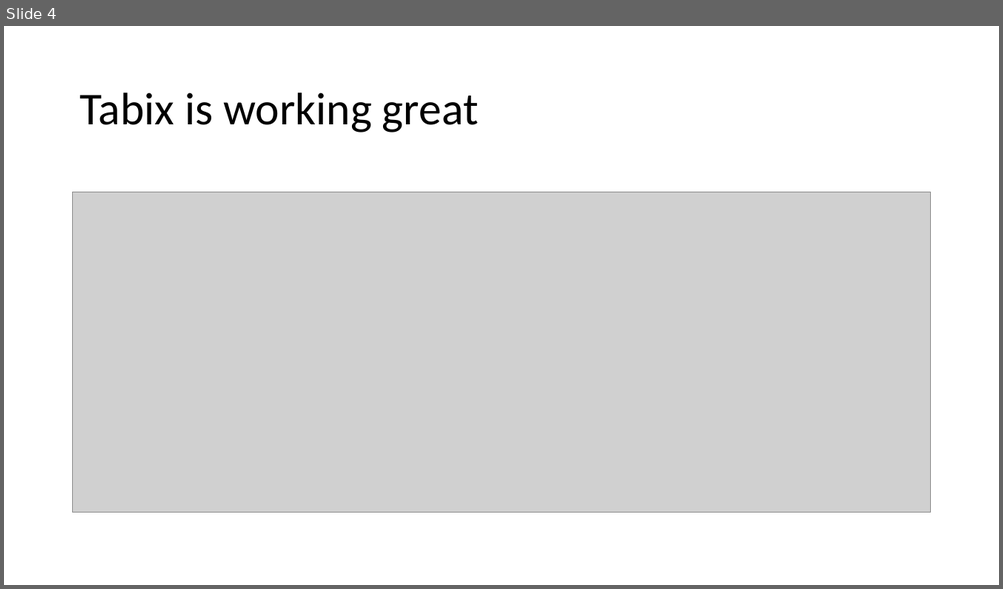
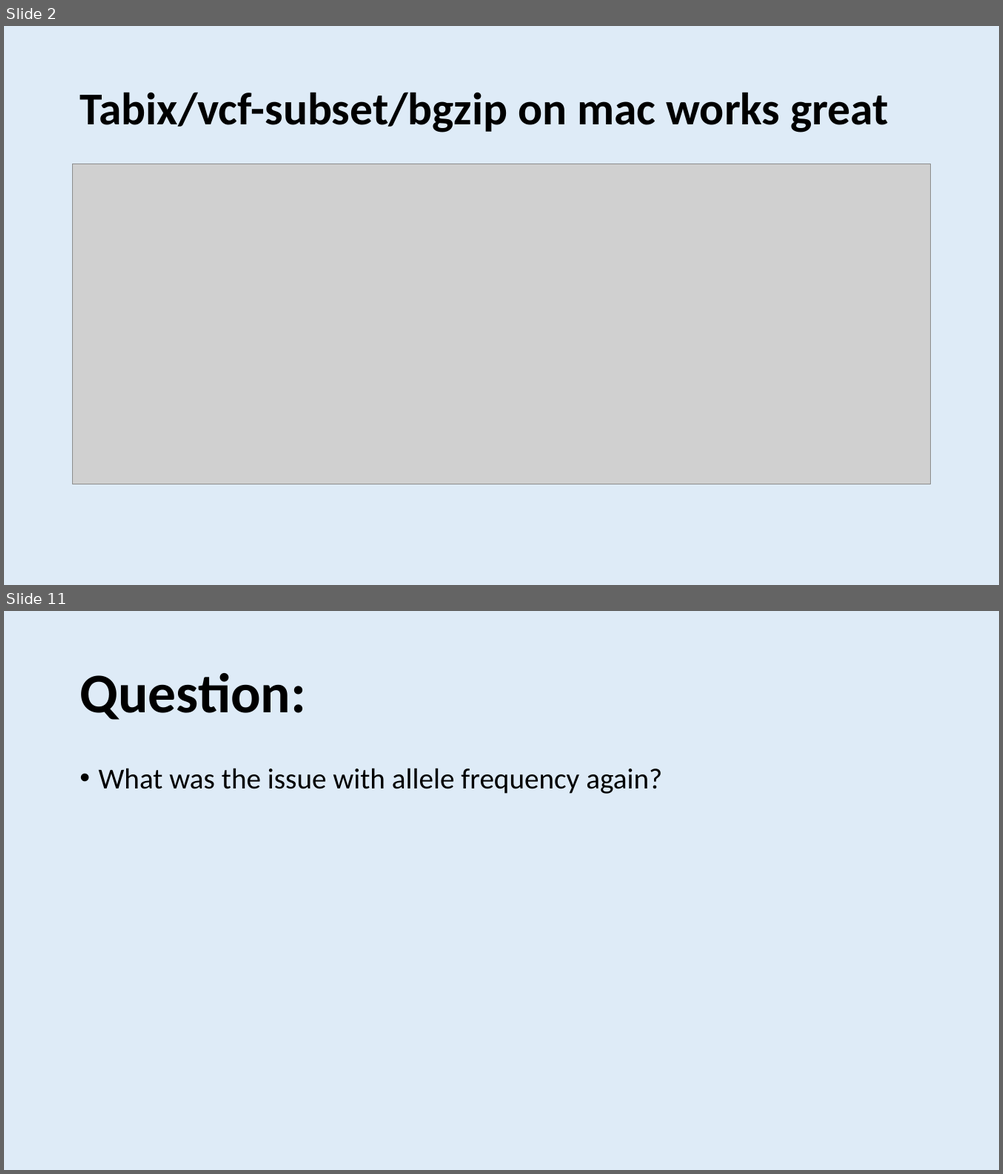
Before and after one commit to dfan/HST-2016, a slide deck: week_5/Presentation_week_5.pptx. Shown one above the other, each under a label of ours: slide 4 before the commit, slides 2 and 11 after it; the slides between them are not shown. The pictures are 1003x589 and 1003x1174 pixels, drawn with LibreOffice and Linux fonts; fonts in the diff are those of the drawing; grey boxes stand for pictures. Boxes give left, top, right and bottom in pixels: in the first picture for what was removed or moved away, otherwise in the second. Text is boxed around its words. In the diff, an @@ line names an element or a change of style, - is before the commit and + after.

```diff
--- a/week_5/Presentation_week_5.pptx
+++ b/week_5/Presentation_week_5.pptx
@@ slide 11 added at (4,611,999,1170), background #DEEBF7 @@
@@ title added at (79,673,306,720), 54 pt, text #000000, bold @@
+Question:
@@ text added at (99,768,662,794), 28 pt, text #000000 @@
+• What was the issue with allele frequency again?
@@ what was slide 4 is now slide 2 @@
@@ slide 2 changed as well @@
@@ background #FFFFFF to #DEEBF7 @@
@@ title at (79,92,888,133): text changed; bold on @@
-Tabix is working great
+Tabix/vcf-subset/bgzip on mac works great
@@ picture: place and size @@
-picture at (73,192,930,513)
+picture at (73,164,930,485)
```
Also in this commit, not shown: 1 other slide changed, 8 other slides added, 3 slides removed, 5 other files.
